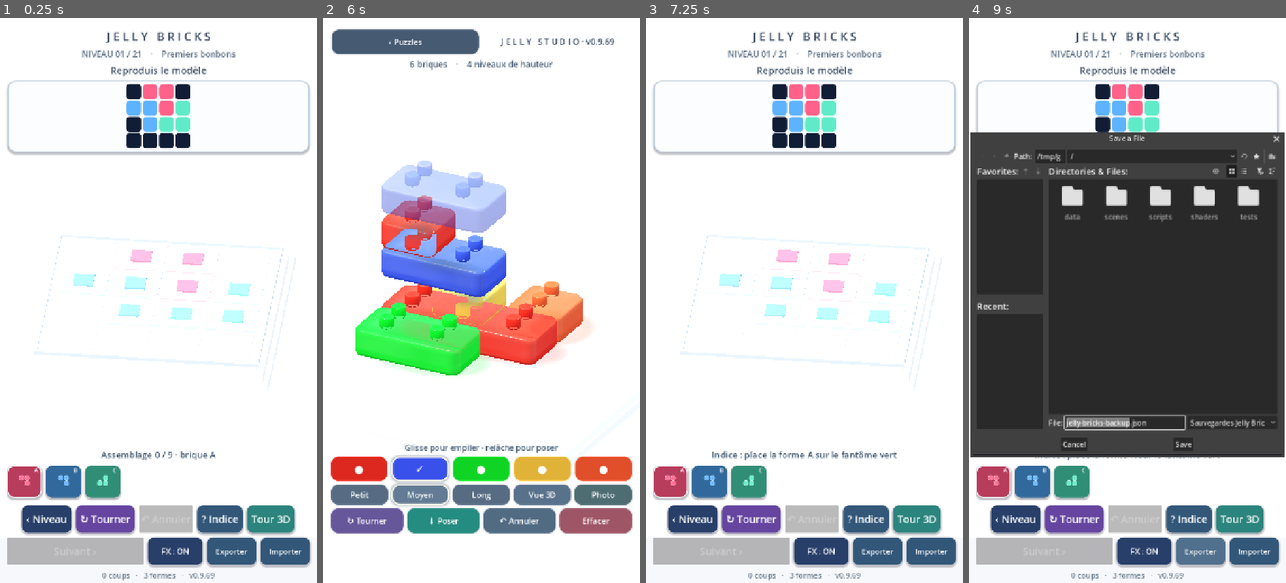
Above: before the commit, frames 1-4 (left to right).
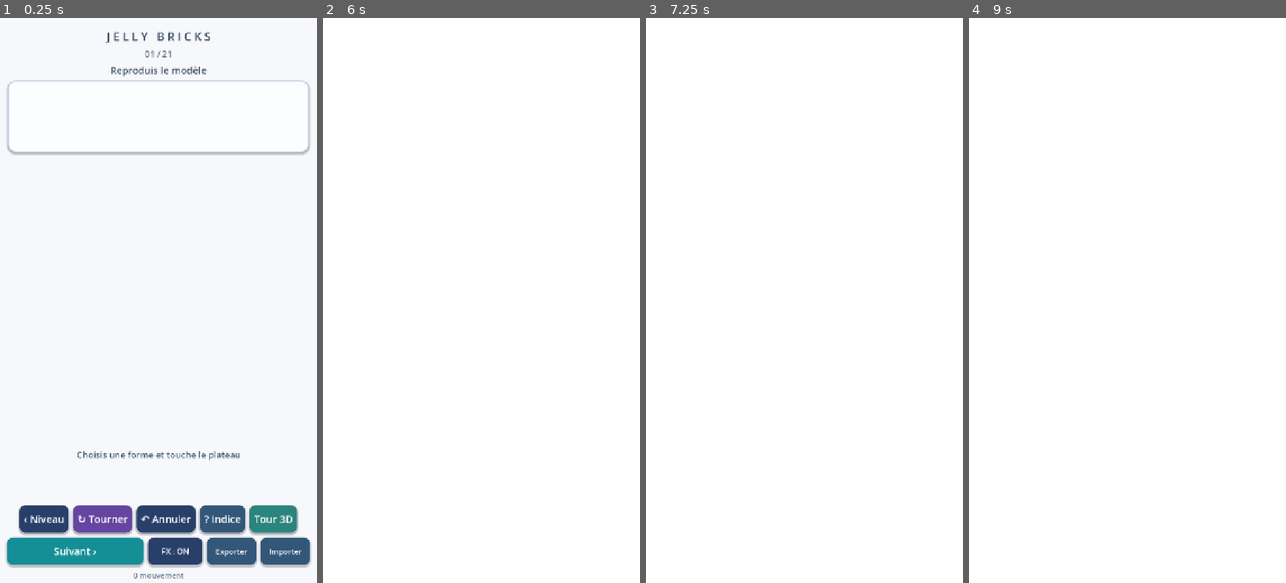
Above: after the commit, the same moments.

Repository: dbrckk/Jelly-bricks
Game: Godot game, scene res://scenes/main.tscn
The game is run twice, just before and just after one commit, with the same random seed, the same clock (stepped at 60 frames per second) and the same inputs.
Inputs (mouse positions are in pixels of both pictures, inside the frame that each line leads up to):
- Up to frame 1 (0.25 s): no input
- Up to frame 2 (6 s): click (348, 481) at 0.52 s; click "‹ Niveau" at 1.25 s; click (386, 481) at 2.02 s; click (424, 481) at 2.77 s; click "‹ Niveau" at 3.5 s; click "↻ Tourner" at 4.25 s; click "? Indice" at 5 s; click "Tour 3D" at 5.75 s
- Up to frame 3 (7.25 s): click (728, 40) at 6.5 s, where only the run before the commit has a clickable "‹ Puzzles"
- Up to frame 4 (9 s): click (1143, 549) at 7.25 s, where only the run before the commit has a clickable "FX : ON"; click (1143, 549) at 8 s, where only the run before the commit has a clickable "FX : OFF"; click (1200, 549) at 8.75 s, where only the run before the commit has a clickable "Exporter"

The runs differ from the first frame. In frame 1, 11% of the frame differs, in the area x 1-95%, y 5-100%; in frame 2, 30%; in frame 3, 17%; in frame 4, 71%, in the area x 0-100%, y 2-100%.
Error after the commit: Parse Error: Identifier "_enter_challenge" not declared in the current scope. (res://scripts/stack_mode.gd:402)

Commit message:
feat(android): add challenge mode navigation, interactive six-by-six sculpture model, XP header and share button

Diff:
--- a/native-godot/scripts/stack_mode.gd
+++ b/native-godot/scripts/stack_mode.gd
@@ -390,6 +390,83 @@
     nav.add_child(heading)
     title_label = _make_label("Empilage libre", 19, Color("#4b6178"))
     top_controls.add_child(title_label)
+
+    # Campaign can be entered in ONE tap. Do not crowd the touch
+    # palette at the bottom: this navigation lives over unused top space.
+    challenge_nav = HBoxContainer.new()
+    challenge_nav.add_theme_constant_override("separation", 8)
+    top_controls.add_child(challenge_nav)
+    var challenge_tab := _make_button("20 défis", Color("#8961bd"))
+    challenge_tab.custom_minimum_size = Vector2(105, 42)
+    challenge_tab.add_theme_font_size_override("font_size", 15)
+    challenge_tab.pressed.connect(_enter_challenge)
+    challenge_nav.add_child(challenge_tab)
+    var sandbox_tab := _make_button("Libre", Color("#53767e"))
+    sandbox_tab.custom_minimum_size = Vector2(90, 42)
+    sandbox_tab.add_theme_font_size_override("font_size", 15)
+    sandbox_tab.pressed.connect(_exit_challenge)
+    challenge_nav.add_child(sandbox_tab)
+    challenge_rank_label = _make_label("XP 0 · Rang 1", 15, Color("#526685"))
+    challenge_rank_label.size_flags_horizontal = Control.SIZE_EXPAND_FILL
+    challenge_nav.add_child(challenge_rank_label)
+
+    challenge_bar = HBoxContainer.new()
+    challenge_bar.add_theme_constant_override("separation", 7)
+    top_controls.add_child(challenge_bar)
+    challenge_prev = _make_button("‹", Color("#617b9c"))
+    challenge_prev.custom_minimum_size = Vector2(46, 42)
+    challenge_prev.pressed.connect(func(): _select_challenge(challenge_index - 1))
+    challenge_bar.add_child(challenge_prev)
+    challenge_title = _make_label("Défi 1 / 20", 15, Color("#4b6178"))
+    challenge_title.size_flags_horizontal = Control.SIZE_EXPAND_FILL
+    challenge_bar.add_child(challenge_title)
+    challenge_next = _make_button("›", Color("#617b9c"))
+    challenge_next.custom_minimum_size = Vector2(46, 42)
+    challenge_next.pressed.connect(func(): _select_challenge(challenge_index + 1))
+    challenge_bar.add_child(challenge_next)
+    challenge_share = _make_button("Partager", Color("#8c689a"))
+    challenge_share.custom_minimum_size = Vector2(100, 42)
+    challenge_share.add_theme_font_size_override("font_size", 14)
+    challenge_share.pressed.connect(_share_challenge)
+    challenge_bar.add_child(challenge_share)
+    challenge_bar.visible = false
+
+    challenge_preview = PanelContainer.new()
+    challenge_preview.name = "ChallengeReference"
+    challenge_preview.set_anchors_preset(Control.PRESET_TOP_LEFT)
+    challenge_preview.offset_left = 18
+    challenge_preview.offset_right = 206
+    challenge_preview.offset_top = 250
+    challenge_preview.offset_bottom = 479
+    var sample_style := StyleBoxFlat.new()
+    sample_style.bg_color = Color("#f5f7fc", .95)
+    sample_style.border_color = Color("#c7d1e5")
+    sample_style.set_border_width_all(2)
+    sample_style.set_corner_radius_all(14)
+    sample_style.set_content_margin_all(10)
+    challenge_preview.add_theme_stylebox_override("panel", sample_style)
+    surface.add_child(challenge_preview)
+    var reference_column := VBoxContainer.new()
+    reference_column.add_theme_constant_override("separation", 6)
+    challenge_preview.add_child(reference_column)
+    var model_label := _make_label("MODÈLE À REPRODUIRE", 12, Color("#445a78"))
+    reference_column.add_child(model_label)
+    challenge_grid = GridContainer.new()
+    challenge_grid.columns = 6
+    challenge_grid.add_theme_constant_override("h_separation", 2)
+    challenge_grid.add_theme_constant_override("v_separation", 2)
+    reference_column.add_child(challenge_grid)
+    challenge_layer_button = _make_button("Couche 1", Color("#64789b"))
+    challenge_layer_button.custom_minimum_size.y = 34
+    challenge_layer_button.add_theme_font_size_override("font_size", 13)
+    challenge_layer_button.pressed.connect(_cycle_challenge_layer)
+    reference_column.add_child(challenge_layer_button)
+    challenge_preview.visible = false
+
+    challenge_win_dialog = AcceptDialog.new()
+    challenge_win_dialog.title = "Sculpture réussie !"
+    challenge_win_dialog.ok_button_text = "Continuer"
+    add_child(challenge_win_dialog)
 
     bottom_controls = VBoxContainer.new()
     bottom_controls.set_anchors_preset(Control.PRESET_BOTTOM_WIDE)
